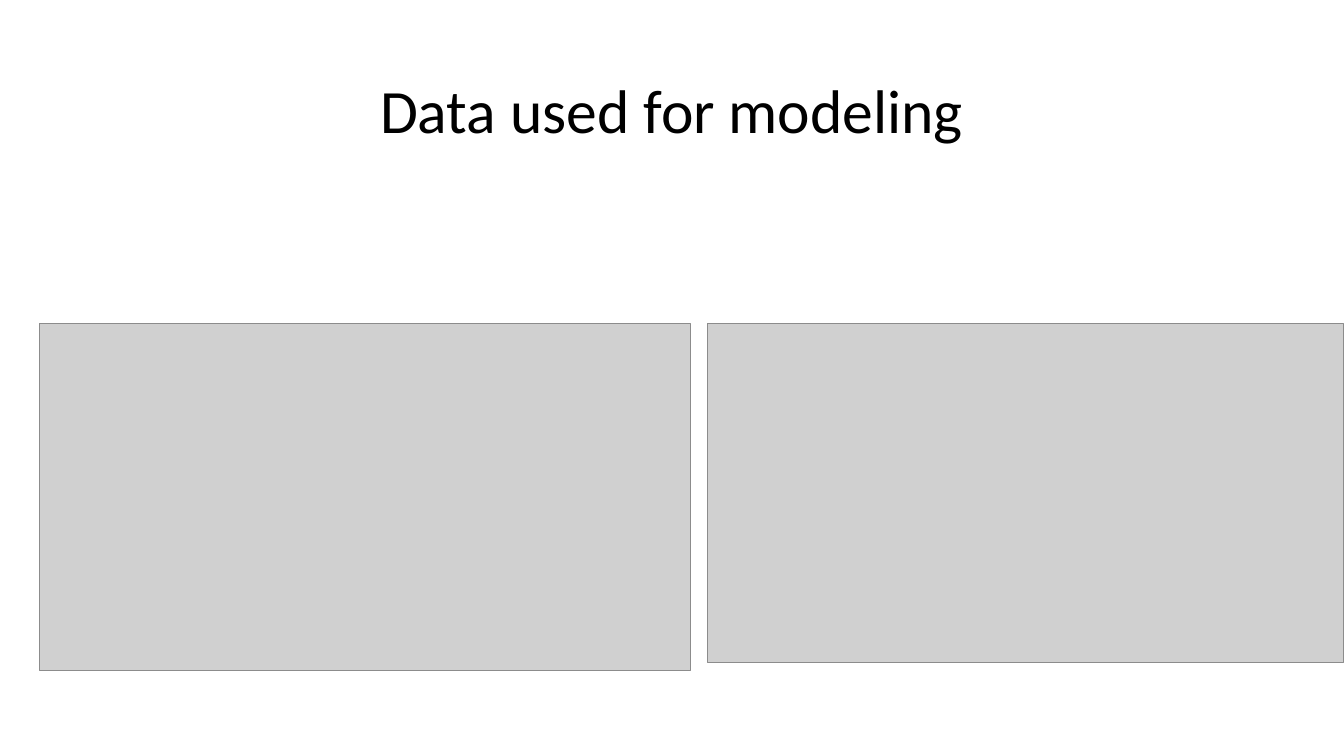
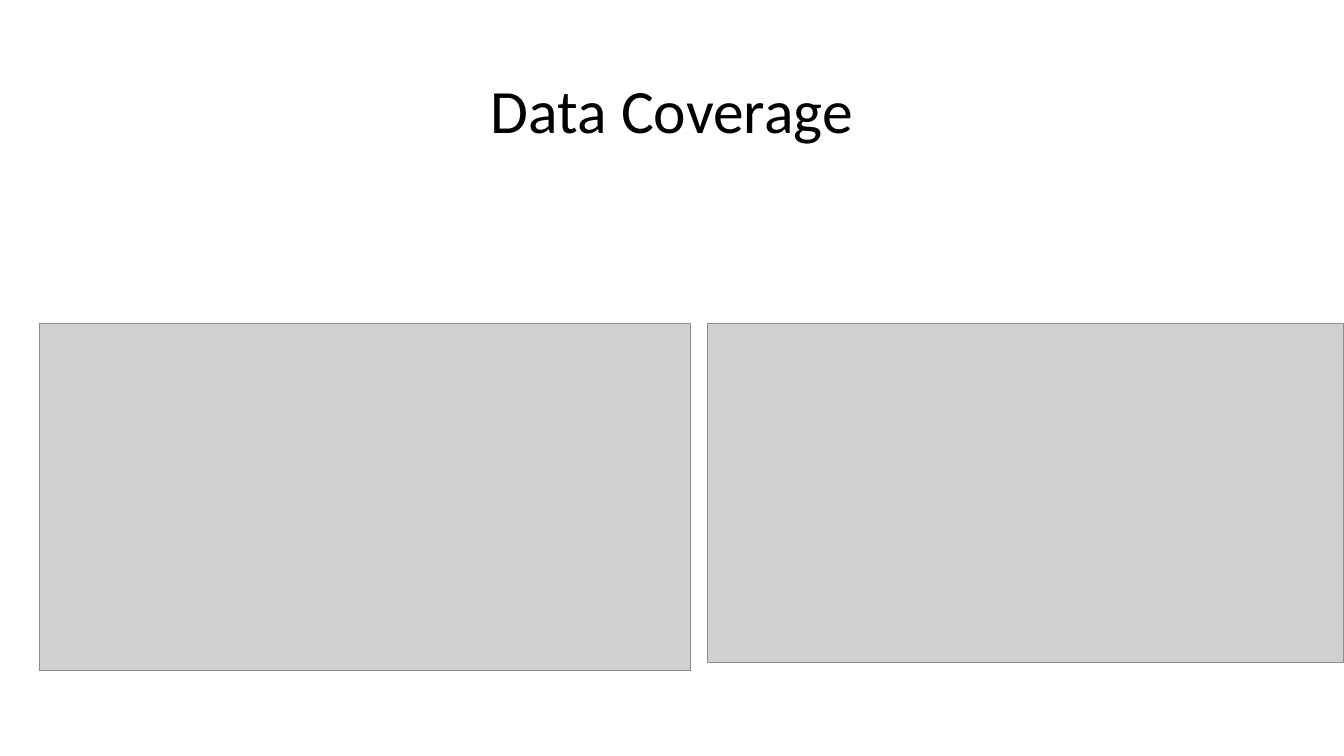
Before and after one commit to dipayan2/ARMAModel, a slide deck: slide 8 of ARIMAX.pptx (slide 6 before the commit). Drawn at 1344x756 pixels with LibreOffice and Linux fonts; fonts in the diff are those of the drawing; grey boxes stand for pictures. Boxes give left, top, right and bottom in pixels: in the first picture for what was removed or moved away, otherwise in the second. Text is boxed around its words. In the diff, an @@ line names an element or a change of style, - is before the commit and + after.

```diff
--- a/ARIMAX.pptx
+++ b/ARIMAX.pptx
@@ title at (x1=491, y1=93, x2=853, y2=144): text changed @@
-Data used for modeling
+Data Coverage
```
Also in this commit, not shown: 5 other slides changed, 8 slides added, 3 other files.
